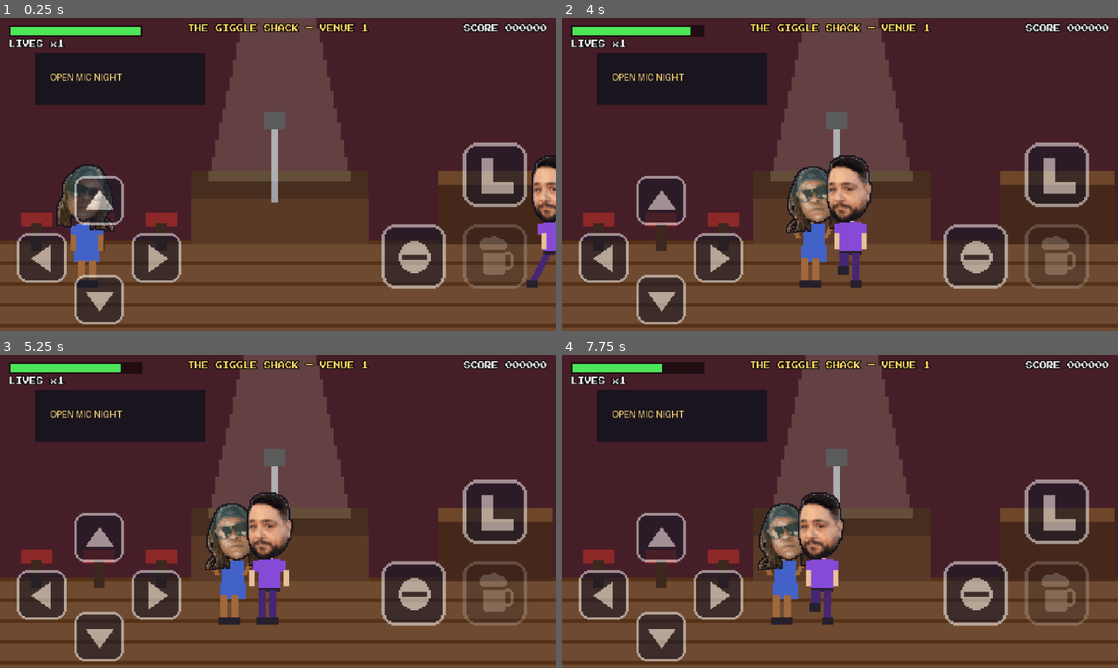
Above: before the commit, frames 1-4 (two rows, left to right).
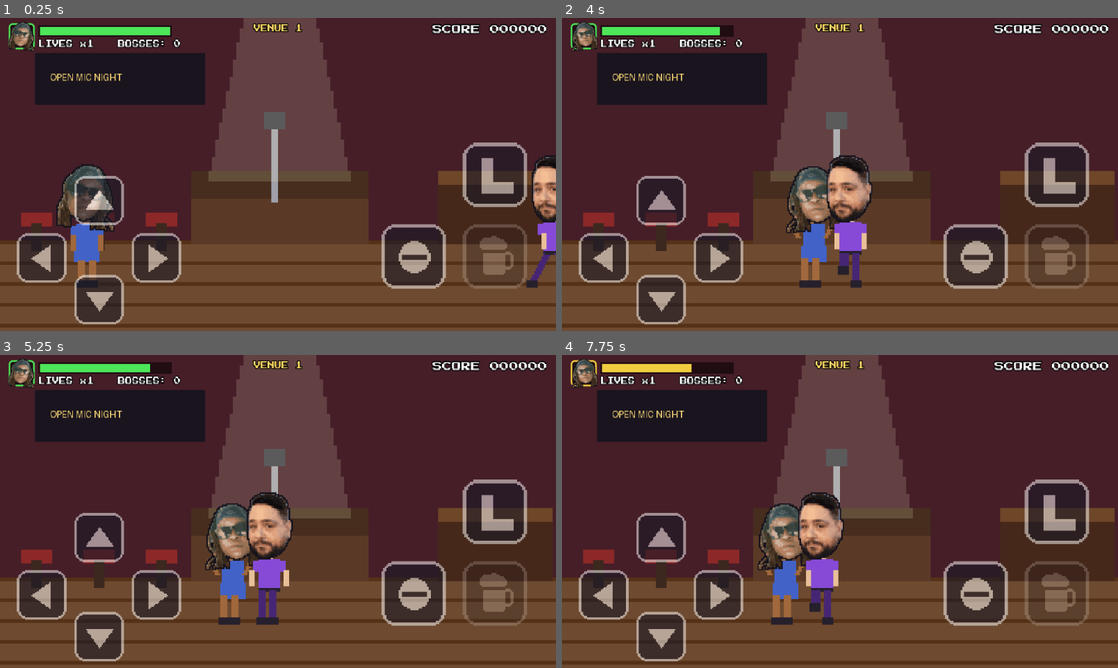
Above: after the commit, the same moments.

Repository: imehesz/tight-5-fight
Game: Godot game, scene res://scenes/venue.tscn
The game is run twice, just before and just after one commit, with the same random seed, the same clock (stepped at 60 frames per second) and the same inputs. This scene is started directly instead of the project's main scene.
Inputs (mouse positions are in pixels of both pictures, inside the frame that each line leads up to):
- Up to frame 1 (0.25 s): no input
- Up to frame 2 (4 s): tap Enter at 0.5 s; move the mouse to (962, 158) at 0.52 s; hold D (move_right) 0.53-1.25 s; tap I (throw) at 0.6, 2.3, 3.8 s; click (962, 158) at 0.67 s; drag from (728, 190) to (1040, 246) at 1.27 s; move the mouse to (895, 105) at 2.02 s; hold D (move_right) 2.03-2.75 s; tap W (interact) at 2.1 s; drag from (812, 237) to (673, 127) at 2.77 s; move the mouse to (1006, 221) at 3.52 s; hold A (move_left) from 3.53 s (still down); tap J (punch) at 3.6 s
- Up to frame 3 (5.25 s): release A (move_left) at 4.25 s; drag from (111, 464) to (278, 583) at 4.27 s; move the mouse to (305, 511) at 5.02 s; hold Down from 5.03 s (still down); tap Z at 5.1 s; click (305, 511) at 5.17 s
- Up to frame 4 (7.75 s): tap I (throw) at 5.3, 6.8 s; release Down at 5.75 s; tap Space at 5.75 s; drag from (756, 433) to (795, 570) at 5.77 s; move the mouse to (962, 495) at 6.52 s; hold Up 6.53-7.25 s; tap L at 6.6 s; drag from (728, 527) to (823, 583) at 7.27 s

The runs differ from the first frame. In frame 1, 2.3% of the frame differs, in the area x 1-99%, y 1-11%; in frame 2, 2.3%; in frame 3, 2.4%; in frame 4, 2.7%.

Commit message:
Increased difficulty... good luck haha

Diff:
--- a/autoload/game_state.gd
+++ b/autoload/game_state.gd
@@ -5,6 +5,7 @@
 signal score_changed(new_score: int)
 signal lives_changed(new_lives: int)
 signal bottles_changed(new_count: int)
+signal bosses_changed(new_count: int)
 
 const SCENE_SPLASH := "res://scenes/splash.tscn"
 const SCENE_MAIN_MENU := "res://scenes/main_menu.tscn"
@@ -277,6 +278,7 @@
 ## was granted, so the venue can celebrate it on the HUD.
 func on_boss_defeated() -> bool:
 	bosses_defeated += 1
+	bosses_changed.emit(bosses_defeated)
 	if lives < lives_cap():
 		lives += 1
 		lives_changed.emit(lives)
--- a/project.godot
+++ b/project.godot
@@ -13,7 +13,7 @@
 config/name="Tight 5 FIGHT!"
 run/main_scene="res://scenes/splash.tscn"
 config/features=PackedStringArray("4.4")
-boot_splash/image="uid://c2d803s5wgyyt"
+boot_splash/image="uid://c1jxih1omtwo3"
 config/icon="res://shared/assets/icon.png"
 
 [autoload]
--- a/scenes/street.gd
+++ b/scenes/street.gd
@@ -240,8 +240,11 @@
 	var e := Enemy.new()
 	e.configure(GameState.enemy_characters(1)[0])
 	e.size_scale = FIGHTER_SCALE
-	e.aggressive = randf() < 0.4
-	e.move_speed = randf_range(60.0, 95.0)
+	# Once the first boss is down the street turns on you: more hecklers
+	# start fights (40% -> 60%) and they walk 10% faster.
+	var post_boss := GameState.bosses_defeated > 0
+	e.aggressive = randf() < (0.6 if post_boss else 0.4)
+	e.move_speed = randf_range(60.0, 95.0) * (1.1 if post_boss else 1.0)
 	e.score_value = 100
 	# Each boss cleared toughens the mob by 10% (health + damage).
 	var mult := GameState.enemy_strength_mult()
--- a/scenes/venue.gd
+++ b/scenes/venue.gd
@@ -17,7 +17,9 @@
 
 var _level := 1
 var _boss_stage := false
-var _boss: Boss
+## One boss on the right through the first two boss fights; from the third
+## on, a second owner joins from the LEFT so bottles fly in from both sides.
+var _bosses: Array[Boss] = []
 var _to_spawn: Array = []
 var _alive := 0
 var _spawned := 0
@@ -35,20 +37,21 @@
 	_build_background(data)
 	hud = Hud.new()
 	add_child(hud)
-	var banner := "%s — VENUE %d" % [String(data.get("VenueName", "???")).to_upper(), _level]
+	# No venue name: the interior art has it painted on already.
+	var banner := "VENUE %d" % _level
 	hud.set_venue_text(banner + ("  !! BOSS !!" if _boss_stage else ""))
 	add_child(TouchControls.new())
 	_spawn_player()
 
 	if _boss_stage:
+		var ordinal := _level / GameState.BOSS_EVERY
 		# 15s for the first boss, +2s per boss after (was 20s — too long).
-		_survive_left = 13.0 + 2.0 * float(_level / GameState.BOSS_EVERY)
-		_boss = Boss.new()
+		_survive_left = 13.0 + 2.0 * float(ordinal)
 		# 100px in from the live right edge (640-540 in the design layout).
-		_boss.position = Vector2(get_viewport().get_visible_rect().size.x - 100.0, GROUND_Y)
-		_boss.target = player
-		_boss.throw_interval = maxf(1.5 - 0.08 * _level, 0.6)
-		add_child(_boss)
+		_spawn_boss(get_viewport().get_visible_rect().size.x - 100.0, 2.0)
+		if ordinal >= 3:
+			# Second thrower, offset timers so the pair don't fire in sync.
+			_spawn_boss(100.0, 3.2)
 	else:
 		_to_spawn = GameState.enemy_characters(_level)
 		for i in mini(MAX_CONCURRENT, _to_spawn.size()):
@@ -93,14 +96,33 @@
 	player = Player.new()
 	player.configure(GameState.selected_character_data())
 	player.size_scale = FIGHTER_SCALE
-	player.position = Vector2(100, GROUND_Y)
+	# Double-boss stages have a thrower at x=100, so spawn (and respawn)
+	# mid-floor there instead of inside him.
+	var px := 100.0
+	if _boss_stage and _level / GameState.BOSS_EVERY >= 3:
+		px = get_viewport().get_visible_rect().size.x / 2.0
+	player.position = Vector2(px, GROUND_Y)
 	player.died.connect(_on_player_died)
 	add_child(player)
 	hud.bind_player(player)
 	for e in get_tree().get_nodes_in_group("enemies"):
 		e.target = player
-	if is_instance_valid(_boss):
-		_boss.target = player
+	for b in _bosses:
+		if is_instance_valid(b):
+			b.target = player
+
+
+func _spawn_boss(x: float, first_throw: float) -> void:
+	var boss := Boss.new()
+	boss.position = Vector2(x, GROUND_Y)
+	boss.target = player
+	boss.throw_interval = maxf(1.5 - 0.08 * _level, 0.6)
+	# Stagger the opening throw (and taunt) per boss: Boss defaults both
+	# timers, so a same-frame pair would fire in lockstep all fight.
+	boss._throw_left = first_throw
+	boss._taunt_left = first_throw + 1.0
+	add_child(boss)
+	_bosses.append(boss)
 
 
 func _spawn_next_enemy() -> void:
@@ -156,16 +178,26 @@
 		return
 	_finished = true
 	GameState.mark_pending_venue_cleared()
-	# Unlocks beer, toughens the mob by 10%, and may raise lives to the cap.
-	var life_granted: bool = GameState.on_boss_defeated()
+	# One defeat banked PER BOSS in the room — a double-boss stage counts 2
+	# (BOSSES tally, +10% mob toughness each, and up to one life each).
+	var lives_granted := 0
+	for b in _bosses:
+		if GameState.on_boss_defeated():
+			lives_granted += 1
 	GameState.play_sfx("clear")
-	if is_instance_valid(_boss):
-		_boss.active = false
+	for b in _bosses:
+		if is_instance_valid(b):
+			b.active = false
 	for p in get_tree().get_nodes_in_group("projectiles"):
 		p.queue_free()
 	var bonus := 2 * CLEAR_BONUS_PER_LEVEL * _level
 	GameState.add_score(bonus)
-	hud.set_center_text("YOU SURVIVED!  +%d%s" % [bonus, "  +1 LIFE" if life_granted else ""])
+	var life_note := ""
+	if lives_granted == 1:
+		life_note = "  +1 LIFE"
+	elif lives_granted > 1:
+		life_note = "  +%d LIVES" % lives_granted
+	hud.set_center_text("YOU SURVIVED!  +%d%s" % [bonus, life_note])
 	await get_tree().create_timer(2.0).timeout
 	GameState.change_scene(GameState.SCENE_STREET)
 
--- a/scripts/hud.gd
+++ b/scripts/hud.gd
@@ -1,40 +1,102 @@
 class_name Hud
 extends CanvasLayer
-## In-game HUD: health bar, lives, score, venue banner and a big center
-## label for announcements ("SURVIVE 12", "VENUE CLEARED!").
+## In-game HUD: player portrait, health bar, lives, score, venue banner and
+## a big center label for announcements ("SURVIVE 12", "VENUE BATTLED!").
 
 const BAR_W := 150.0
+## The player's bobblehead in a framed box before the health bar, arcade
+## beat-'em-up style. It flips horizontally at random moments — a cheap bit
+## of life old cabinets used to fake with palette/frame swaps. The head is
+## drawn bigger than the frame and centered on it, spilling past the border
+## on every side on purpose.
+const PORTRAIT := 26.0
+const HEAD := 35.0
 
 var _health_fill: ColorRect
 var _lives_label: Label
+var _bosses_label: Label
 var _score_label: Label
 var _venue_label: Label
 var _center_label: Label
+var _portrait: TextureRect
+var _portrait_style: StyleBoxFlat
+var _flip_timer: Timer
 
 
 func _ready() -> void:
 	layer = 80
+	# The frame's border doubles as a health light, same color as the bar.
+	var frame := Panel.new()
+	_portrait_style = StyleBoxFlat.new()
+	_portrait_style.bg_color = Color(0, 0, 0, 0.55)
+	_portrait_style.border_color = Color(0.3, 0.9, 0.35)
+	_portrait_style.set_border_width_all(2)
+	_portrait_style.set_corner_radius_all(4)
+	frame.add_theme_stylebox_override("panel", _portrait_style)
+	frame.position = Vector2(10, 6)
+	frame.size = Vector2(PORTRAIT + 4, PORTRAIT + 4)
+	add_child(frame)
 	var bar_bg := ColorRect.new()
 	bar_bg.color = Color(0, 0, 0, 0.55)
-	bar_bg.position = Vector2(10, 8)
+	bar_bg.position = Vector2(44, 8)
 	bar_bg.size = Vector2(BAR_W + 4, 14)
 	add_child(bar_bg)
 	_health_fill = ColorRect.new()
 	_health_fill.color = Color(0.3, 0.9, 0.35)
-	_health_fill.position = Vector2(12, 10)
+	_health_fill.position = Vector2(46, 10)
 	_health_fill.size = Vector2(BAR_W, 10)
 	add_child(_health_fill)
 
-	_lives_label = _label(Vector2(10, 26), 8)
-	_score_label = _label(Vector2(466, 8), 8, 164, HORIZONTAL_ALIGNMENT_RIGHT)
-	_venue_label = _label(Vector2(170, 8), 8, 300, HORIZONTAL_ALIGNMENT_CENTER)
+	# The head is added AFTER the bar so its overflow drapes over the bar's
+	# left edge instead of being covered by it.
+	_portrait = TextureRect.new()
+	# expand_mode BEFORE texture/size: with the default EXPAND_KEEP_SIZE the
+	# 200x200 head texture pins the control's minimum size, and an explicit
+	# size set while pinned is clamped up to it and never comes back down.
+	_portrait.expand_mode = TextureRect.EXPAND_IGNORE_SIZE
+	_portrait.stretch_mode = TextureRect.STRETCH_KEEP_ASPECT_CENTERED
+	_portrait.texture = CharacterFactory.head_texture(
+			String(GameState.selected_character_data().get("HeadSpritePath", "")))
+	# Centered on the frame's center (25, 21), overflowing it evenly.
+	_portrait.position = Vector2(25 - HEAD / 2.0, 21 - HEAD / 2.0)
+	_portrait.size = Vector2(HEAD, HEAD)
+	add_child(_portrait)
+	_flip_timer = Timer.new()
+	_flip_timer.one_shot = true
+	_flip_timer.timeout.connect(_flip_portrait)
+	add_child(_flip_timer)
+	_flip_timer.start(randf_range(1.0, 3.0))
+
+	_lives_label = _label(Vector2(44, 26), 8)
+	_bosses_label = _label(Vector2(136, 26), 8)
+	_score_label = _label(Vector2(0, 8), 11, 164, HORIZONTAL_ALIGNMENT_RIGHT)
+	# Pinned to the LIVE right edge with the same 10px padding the health
+	# cluster keeps on the left — the old fixed x=466 was a design-width bake
+	# that drifted inward on wide phones (aspect="expand").
+	_score_label.set_anchors_preset(Control.PRESET_TOP_RIGHT)
+	_score_label.offset_left = -174.0
+	_score_label.offset_right = -10.0
+	_score_label.offset_top = 8.0
+	# Banner and announcements center on the LIVE viewport, not design 320 —
+	# a design-centered box sits visibly left of center on wide phones.
+	_venue_label = _label(Vector2(0, 8), 8, 300, HORIZONTAL_ALIGNMENT_CENTER)
 	_venue_label.modulate = Color(1.0, 0.85, 0.4)
-	_center_label = _label(Vector2(120, 110), 14, 400, HORIZONTAL_ALIGNMENT_CENTER)
+	_venue_label.set_anchors_preset(Control.PRESET_CENTER_TOP)
+	_venue_label.offset_left = -150.0
+	_venue_label.offset_right = 150.0
+	_venue_label.offset_top = 8.0
+	_center_label = _label(Vector2(0, 110), 14, 400, HORIZONTAL_ALIGNMENT_CENTER)
+	_center_label.set_anchors_preset(Control.PRESET_CENTER_TOP)
+	_center_label.offset_left = -200.0
+	_center_label.offset_right = 200.0
+	_center_label.offset_top = 110.0
 
 	GameState.score_changed.connect(_on_score_changed)
 	GameState.lives_changed.connect(_on_lives_changed)
+	GameState.bosses_changed.connect(_on_bosses_changed)
 	_on_score_changed(GameState.score)
 	_on_lives_changed(GameState.lives)
+	_on_bosses_changed(GameState.bosses_defeated)
 
 
 func bind_player(p: Fighter) -> void:
@@ -50,10 +112,27 @@
 	_center_label.text = t
 
 
+func _flip_portrait() -> void:
+	_portrait.flip_h = not _portrait.flip_h
+	_flip_timer.start(randf_range(1.0, 3.0))
+
+
 func _on_health_changed(current: float, maximum: float) -> void:
 	var ratio := current / maxf(maximum, 1.0)
 	_health_fill.size.x = BAR_W * ratio
-	_health_fill.color = Color(0.9, 0.25, 0.2) if ratio < 0.3 else Color(0.3, 0.9, 0.35)
+	var color := _health_color(ratio)
+	_health_fill.color = color
+	_portrait_style.border_color = color
+
+
+## Green / amber / red tiers — same thresholds and colors as the NPCs'
+## overhead bars (enemy.gd), so damage reads identically everywhere.
+func _health_color(ratio: float) -> Color:
+	if ratio < 0.35:
+		return Color(0.9, 0.25, 0.2)
+	if ratio < 0.7:
+		return Color(0.95, 0.8, 0.25)
+	return Color(0.3, 0.9, 0.35)
 
 
 func _on_score_changed(s: int) -> void:
@@ -62,6 +141,10 @@
 
 func _on_lives_changed(l: int) -> void:
 	_lives_label.text = "LIVES x%d" % maxi(l, 0)
+
+
+func _on_bosses_changed(n: int) -> void:
+	_bosses_label.text = "BOSSES: %d" % n
 
 
 func _label(pos: Vector2, font_size: int, width := 0.0,
Binary file changed: games/tight5/assets/backgrounds/splash.png
Not shown, added: Tight5Fight-landing-website-requirements.md
Not shown, added: games/_template/assets/backgrounds/splash_global.png
